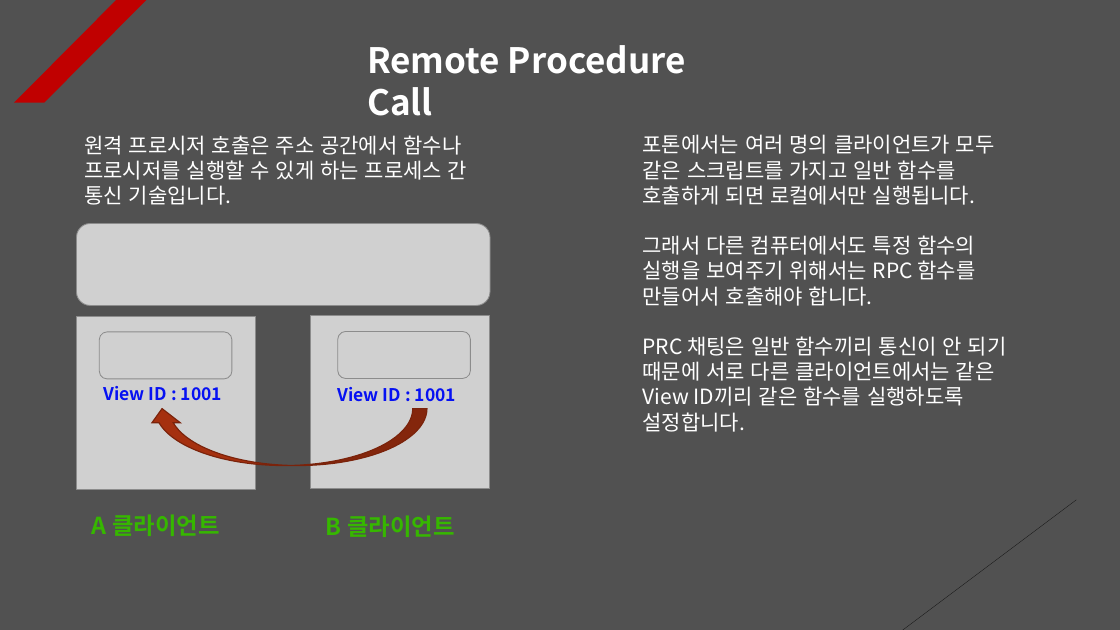
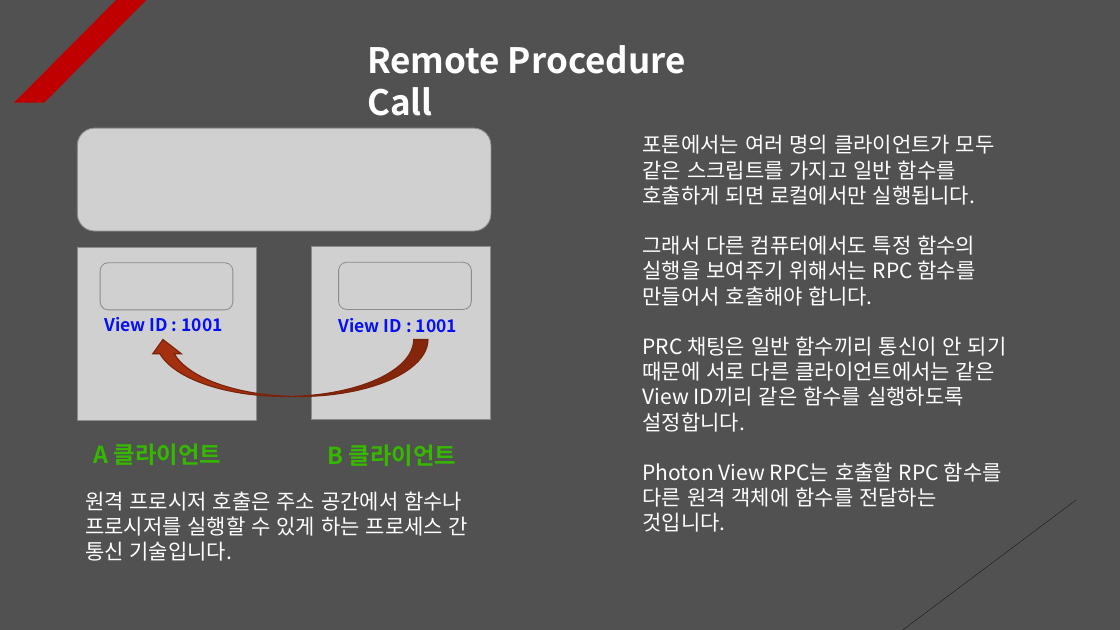
Before and after one commit to Unity2033/3D-UnityEngine, a slide deck: slide 8 of Assets/Class/Photon Server/PPT Data/Photon RPC.pptx (slide 2 before the commit). Drawn at 1120x630 pixels with LibreOffice and Linux fonts; fonts in the diff are those of the drawing; grey boxes stand for pictures. Boxes give left, top, right and bottom in pixels: in the first picture for what was removed or moved away, otherwise in the second. Text is boxed around its words. In the diff, an @@ line names an element or a change of style, - is before the commit and + after.

Commit message:
Photon RPC Tutorial Renewal
- Photon RPC Documentation Update

```diff
--- a/Assets/Class/Photon Server/PPT Data/Photon RPC.pptx
+++ b/Assets/Class/Photon Server/PPT Data/Photon RPC.pptx
@@ picture: place and size @@
-picture at (76, 223, 490, 305)
+picture at (77, 129, 491, 232)
@@ 4 pictures, 3 texts, 1 curved up arrow: place and size @@
-4 pictures, 3 texts, 1 curved up arrow at (76, 316, 489, 537)
+4 pictures, 3 texts, 1 curved up arrow at (77, 247, 491, 466)
@@ text "A 클라이언트": place and size @@
-text "A 클라이언트" at (92, 514, 219, 536)
+text "A 클라이언트" at (94, 443, 221, 465)
@@ text at (643, 462, 1002, 532): paragraph added @@
+Photon View RPC는 호출할 RPC 함수를 다른 원격 객체에 함수를 전달하는 것입니다.
@@ text "원격 프로시저 호출은 주소 공간에서 ...": place and size @@
-text "원격 프로시저 호출은 주소 공간에서 ..." at (84, 135, 467, 205)
+text "원격 프로시저 호출은 주소 공간에서 ..." at (85, 491, 468, 561)
```
Also in this commit, not shown: 8 other slides changed, 1 slide added, 2 other files.
